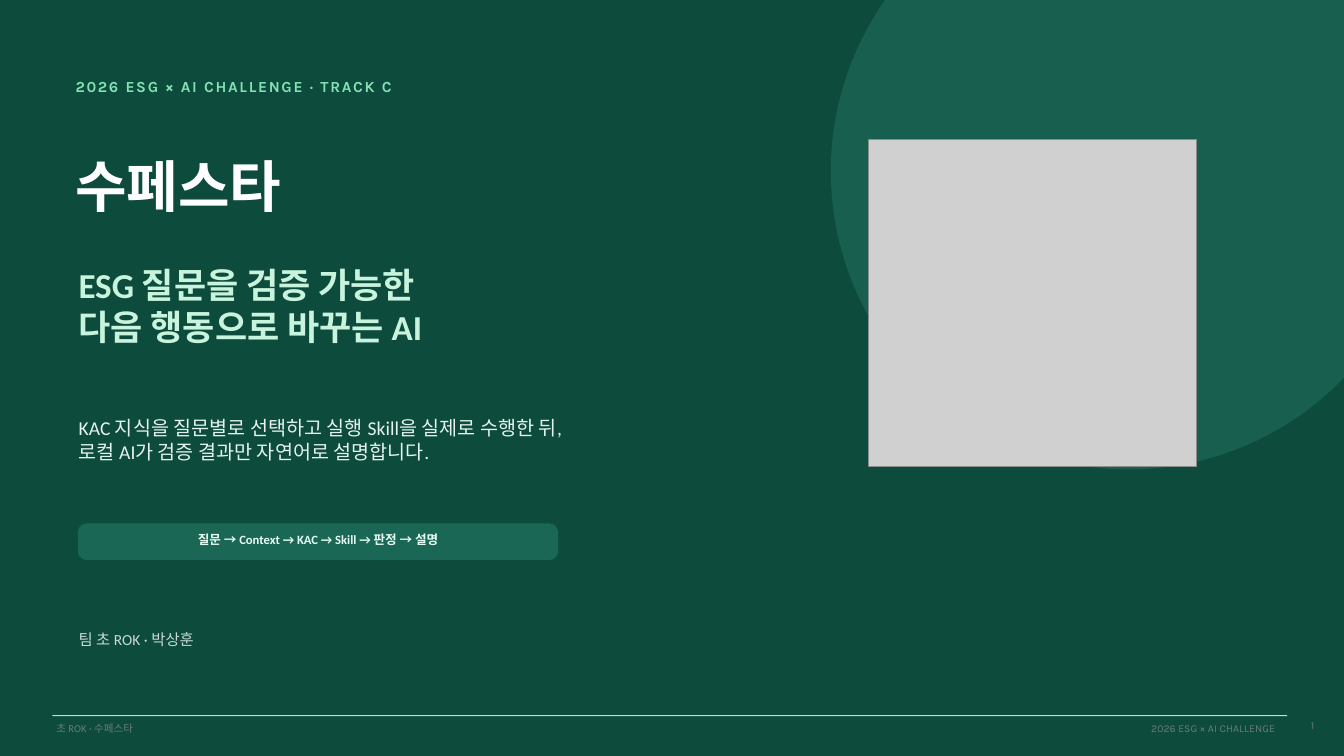
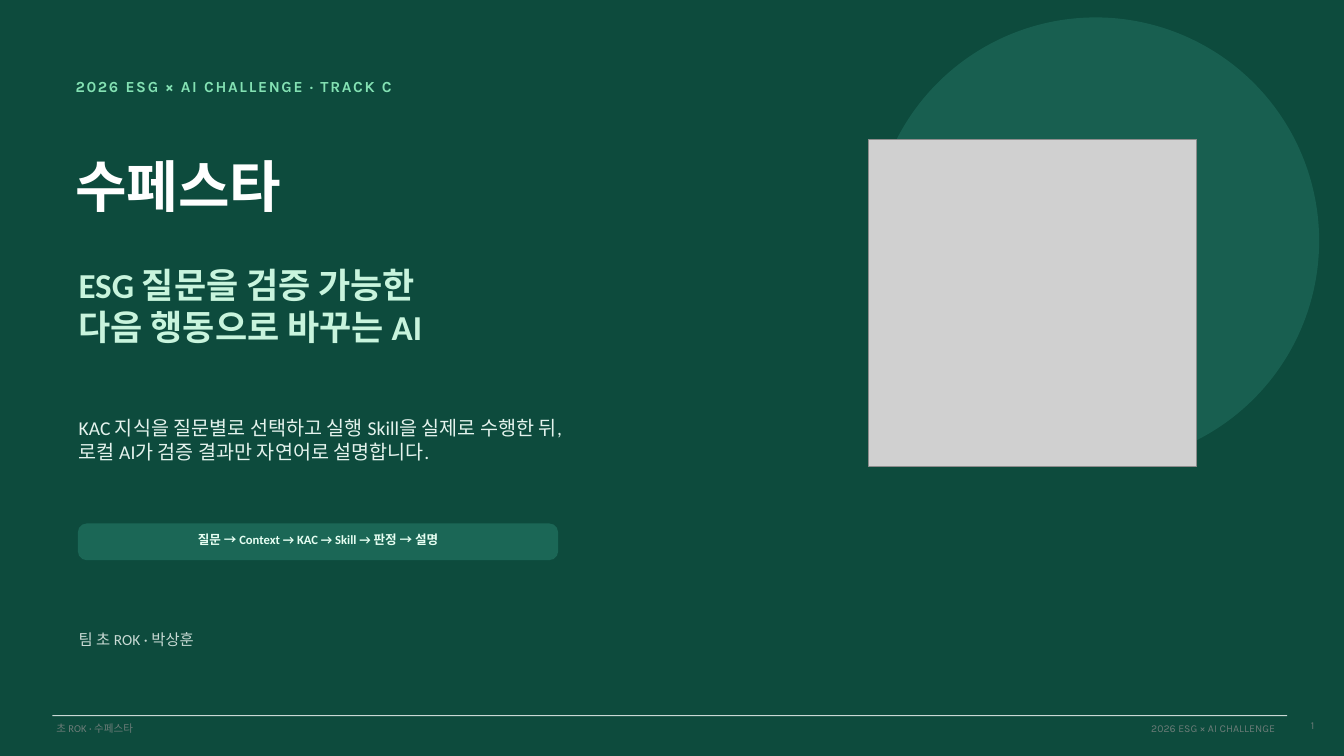
Before and after one commit to pak3430/supestar-esg-ai, a slide deck: slide 1 of 09_submission/02_presentation/초ROK_수페스타_발표자료.pptx. Drawn at 1344x756 pixels with LibreOffice and Linux fonts; fonts in the diff are those of the drawing; grey boxes stand for pictures. Boxes give left, top, right and bottom in pixels: in the first picture for what was removed or moved away, otherwise in the second. Text is boxed around its words. In the diff, an @@ line names an element or a change of style, - is before the commit and + after.

```diff
--- a/09_submission/02_presentation/초ROK_수페스타_발표자료.pptx
+++ b/09_submission/02_presentation/초ROK_수페스타_발표자료.pptx
@@ ellipse: place and size @@
-ellipse at box(832, 0, 1344, 469)
+ellipse at box(873, 18, 1319, 464)
```
Also in this commit, not shown: 2 other slides changed, 25 other files.
